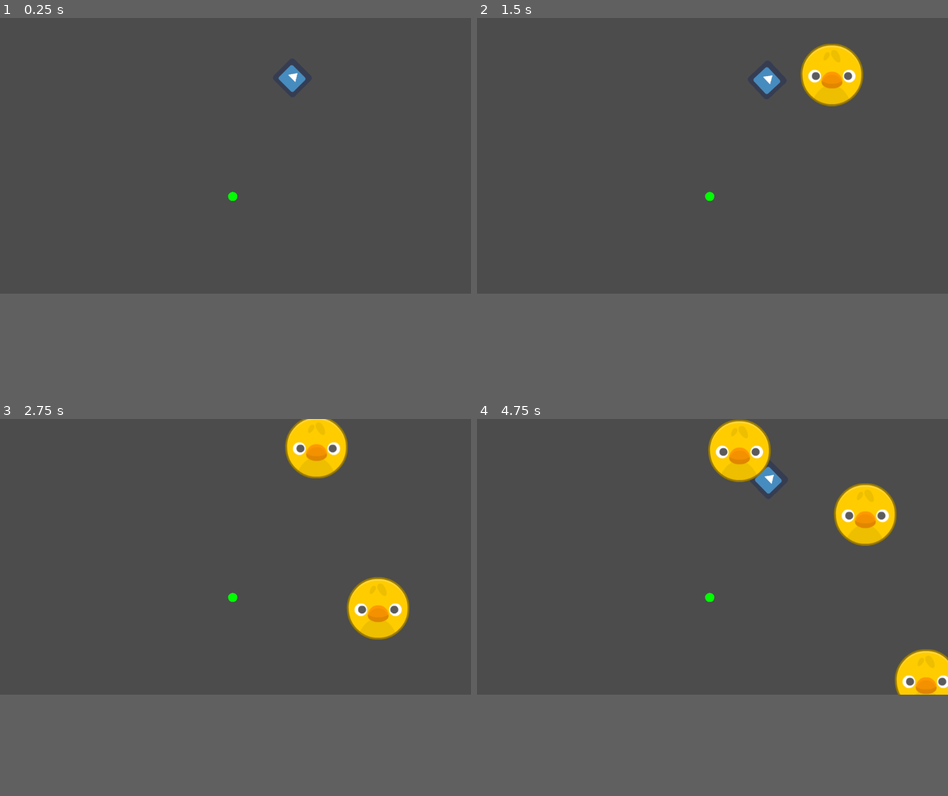
Above: before the commit, frames 1-4 (two rows, left to right).
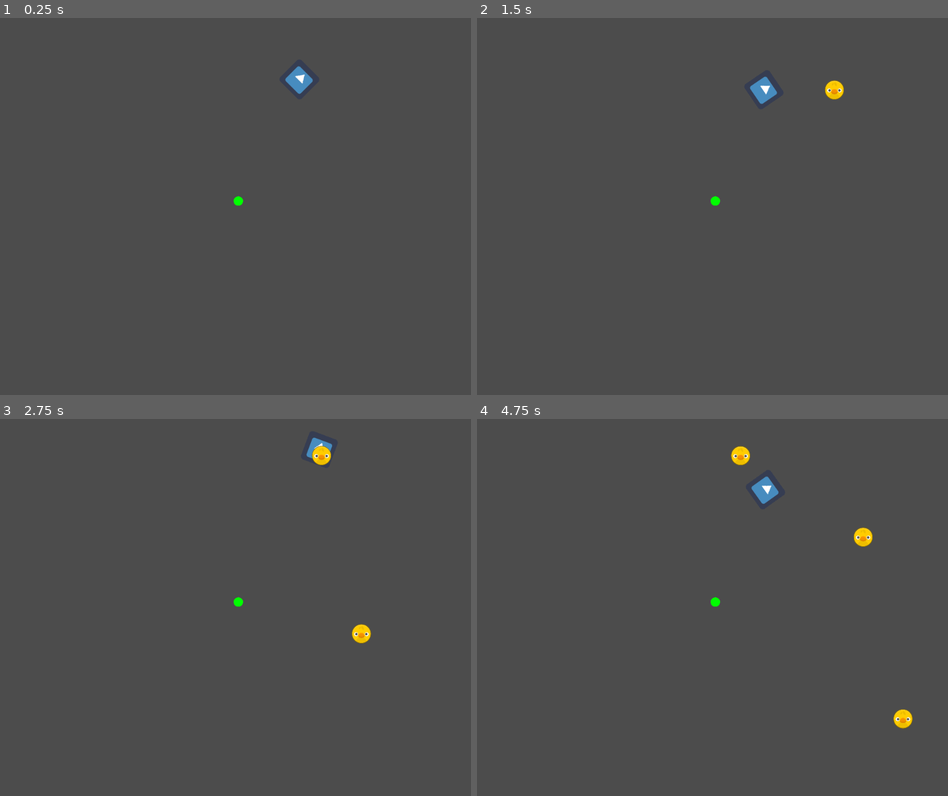
Above: after the commit, the same moments.

Repository: doctor-g/GGJ21
Game: Godot game, scene res://src/Level.tscn
The game is run twice, just before and just after one commit, with the same random seed, the same clock (stepped at 60 frames per second) and the same inputs. The engine's default icon, where the game draws it, is replaced by a stand-in: a white triangle on a blue panel in a dark square.
Inputs (mouse positions are in pixels of both pictures, inside the frame that each line leads up to):
- Up to frame 1 (0.25 s): no input
- Up to frame 2 (1.5 s): tap Enter at 0.5 s; move the mouse to (816, 142) at 0.52 s; click (816, 142) at 0.67 s; move the mouse to (618, 168) at 1.27 s; click (618, 168) at 1.42 s
- Up to frame 3 (2.75 s): move the mouse to (282, 494) at 2.02 s; click (282, 494) at 2.17 s
- Up to frame 4 (4.75 s): move the mouse to (688, 611) at 2.77 s; click (688, 611) at 2.92 s; move the mouse to (853, 599) at 3.52 s; click (853, 599) at 3.67 s; move the mouse to (571, 517) at 4.27 s; click (571, 517) at 4.42 s
The window is 800x468 before the commit and 800x640 after it. Grey fills any space a smaller window leaves; there, only what the larger window draws over its background counts as a difference.

The runs differ from the first frame. In frame 1, 0.3% of the frame differs, in the area x 48-67%, y 12-50%; in frame 2, 2.0%; in frame 3, 3.5%; in frame 4, 5.0%, in the area x 48-100%, y 0-83%.

Commit message:
Shrink ball and increase screen size

Diff:
--- a/project/project.godot
+++ b/project/project.godot
@@ -24,6 +24,11 @@
 run/main_scene="res://src/Level.tscn"
 config/icon="res://icon.png"
 
+[display]
+
+window/size/width=1000
+window/size/height=800
+
 [rendering]
 
 quality/driver/driver_name="GLES2"
--- a/project/src/Ball.tscn
+++ b/project/src/Ball.tscn
@@ -4,7 +4,7 @@
 [ext_resource path="res://src/Ball.gd" type="Script" id=2]
 
 [sub_resource type="CircleShape2D" id=1]
-radius = 70.0
+radius = 21.0
 
 [node name="Ball" type="RigidBody2D"]
 contacts_reported = 1
@@ -12,6 +12,7 @@
 script = ExtResource( 2 )
 
 [node name="Sprite" type="Sprite" parent="."]
+scale = Vector2( 0.3, 0.3 )
 texture = ExtResource( 1 )
 
 [node name="CollisionShape2D" type="CollisionShape2D" parent="."]
